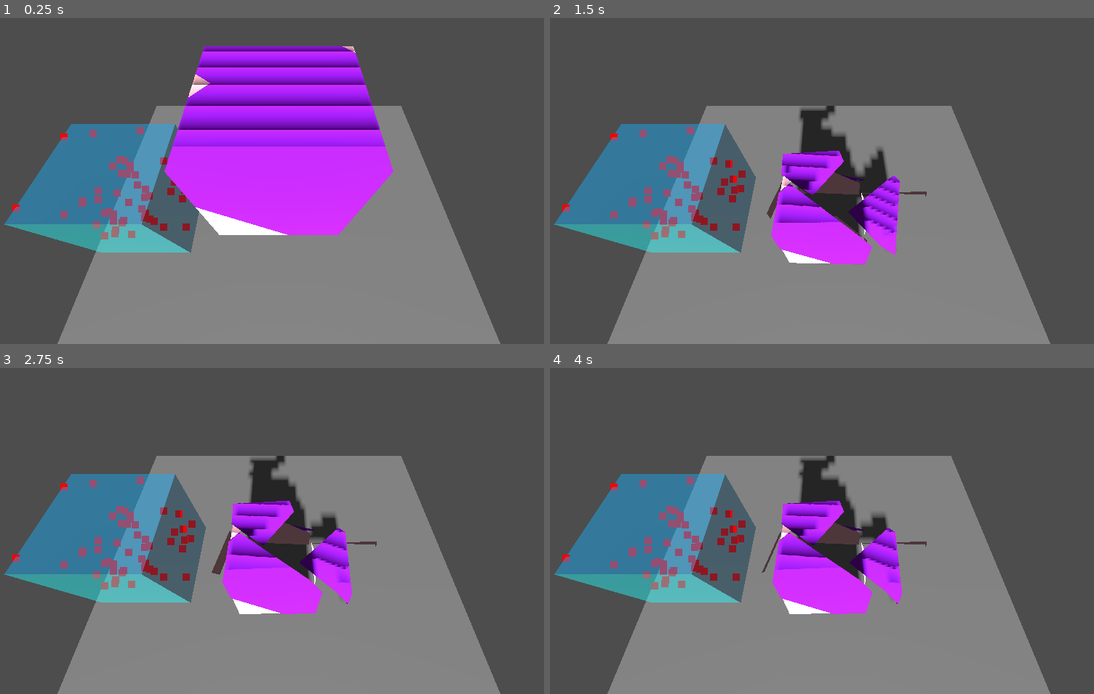
Above: before the commit, frames 1-4 (two rows, left to right).
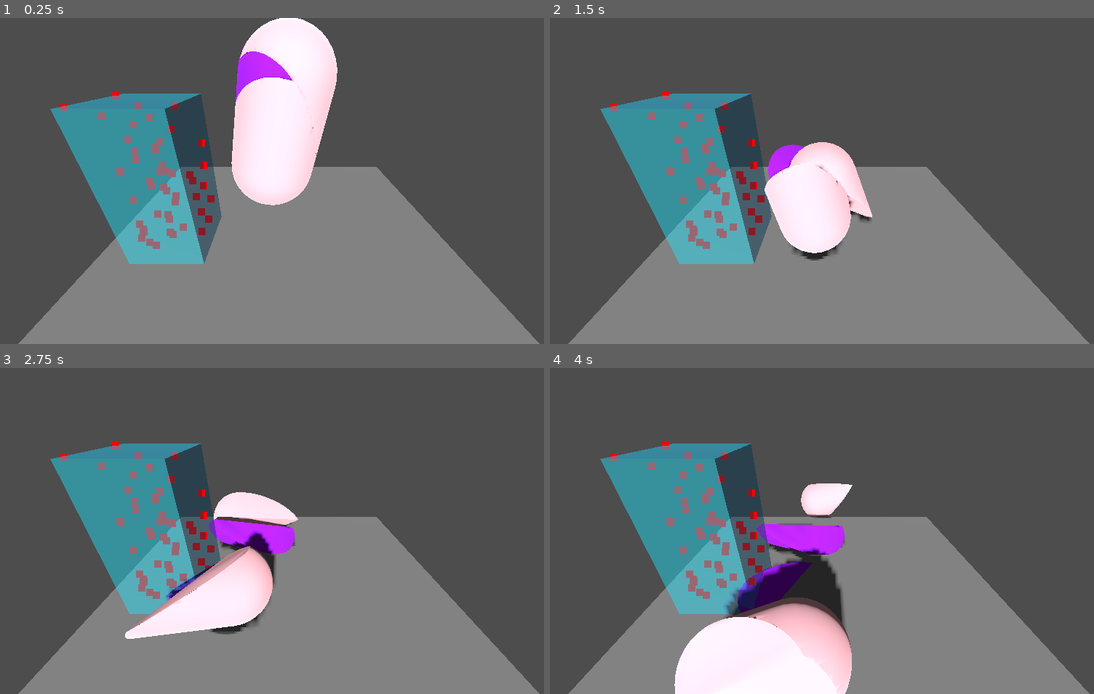
Above: after the commit, the same moments.

Repository: Rashnain/TER-2026
Game: Godot game, scene res://scenes/test.tscn
Same seed, same stepped clock (60 frames per second), same inputs: the game is played once before the commit and once after it.
Inputs:
- Up to frame 1 (0.25 s): no input
- Up to frame 2 (1.5 s): no input
- Up to frame 3 (2.75 s): no input
- Up to frame 4 (4 s): no input

The runs differ from the first frame. In frame 1, 35% of the frame differs, in the area x 0-100%, y 0-100%; in frame 2, 29%; in frame 3, 31%; in frame 4, 37%, in the area x 0-100%, y 22-100%.

Commit message:
Ear clipping qui a l'air bien fonctionnel (fan clipping en commentaire)

Diff:
--- a/projet/ter/scenes/test.tscn
+++ b/projet/ter/scenes/test.tscn
@@ -10,10 +10,9 @@
 [sub_resource type="PlaneMesh" id="PlaneMesh_errlg"]
 size = Vector2(5, 5)
 
-[sub_resource type="BoxShape3D" id="BoxShape3D_errlg"]
+[sub_resource type="CapsuleShape3D" id="CapsuleShape3D_errlg"]
 
-[sub_resource type="BoxMesh" id="BoxMesh_errlg"]
-lightmap_size_hint = Vector2i(14, 21)
+[sub_resource type="CapsuleMesh" id="CapsuleMesh_bl13t"]
 
 [sub_resource type="StandardMaterial3D" id="StandardMaterial3D_bl13t"]
 transparency = 1
@@ -50,18 +49,19 @@
 mesh = SubResource("PlaneMesh_errlg")
 
 [node name="Camera3D" type="Camera3D" parent="." unique_id=1427404350]
-transform = Transform3D(1, 0, 0, 0, 0.49999997, 0.8660254, 0, -0.8660254, 0.49999997, 0, 3, 1)
+transform = Transform3D(1, 0, 0, 0, 0.8706821, 0.4918462, 0, -0.4918462, 0.8706821, 0, 2.3660893, 2.4314792)
 
 [node name="Node3D" type="Node3D" parent="." unique_id=276558277]
 transform = Transform3D(1, 0, 0, 0, 1, 0, 0, 0, 1, 0, 2, 0)
 
 [node name="RigidBody3D" type="RigidBody3D" parent="Node3D" unique_id=417707697]
+transform = Transform3D(0.9861093, 0.16609757, 0, -0.16609757, 0.9861093, 0, 0, 0, 1, 0, 0, 0)
 
 [node name="CollisionShape3D" type="CollisionShape3D" parent="Node3D/RigidBody3D" unique_id=292209534]
-shape = SubResource("BoxShape3D_errlg")
+shape = SubResource("CapsuleShape3D_errlg")
 
 [node name="MeshInstance3D" type="MeshInstance3D" parent="Node3D/RigidBody3D" unique_id=578243330]
-mesh = SubResource("BoxMesh_errlg")
+mesh = SubResource("CapsuleMesh_bl13t")
 
 [node name="aabb" type="MeshInstance3D" parent="." unique_id=804332117]
 mesh = SubResource("BoxMesh_iyx0m")
--- a/projet/ter/scripts/slicer.gd
+++ b/projet/ter/scripts/slicer.gd
@@ -8,60 +8,127 @@
 @onready var mesh_to_cut: RigidBody3D = $Node3D/RigidBody3D
 
 func slice_object(mesh_instance: MeshInstance3D, points: PackedVector3Array, depth: int):
-	#await get_tree().create_timer(0.25).timeout
-	if depth == 0:
+	if depth <= 0 or mesh_instance == null:
 		return
+
 	var array_mesh: ArrayMesh
 	if mesh_instance.mesh is PrimitiveMesh:
-		var old_mesh: PrimitiveMesh = mesh_instance.mesh
 		array_mesh = ArrayMesh.new()
-		array_mesh.add_surface_from_arrays(Mesh.PRIMITIVE_TRIANGLES, old_mesh.get_mesh_arrays())
-	elif mesh_instance.mesh is ArrayMesh:
+		array_mesh.add_surface_from_arrays(Mesh.PRIMITIVE_TRIANGLES, mesh_instance.mesh.get_mesh_arrays())
+	else:
 		array_mesh = mesh_instance.mesh
 
 	var st_left = SurfaceTool.new()
 	var st_right = SurfaceTool.new()
-
 	st_left.begin(Mesh.PRIMITIVE_TRIANGLES)
 	st_right.begin(Mesh.PRIMITIVE_TRIANGLES)
 
 	var mdt = MeshDataTool.new()
 	mdt.create_from_surface(array_mesh, 0)
 
-	#var plane_normal = Vector3(1, 1, 1)
-	#var plane = Plane(plane_normal)
 	var plane = plane_from_points(points)
-	plane.normalized()
+	var intersection_points : PackedVector3Array = []
 
 	for i in range(mdt.get_face_count()):
 		var v1 := mdt.get_vertex(mdt.get_face_vertex(i, 0))
 		var v2 := mdt.get_vertex(mdt.get_face_vertex(i, 1))
 		var v3 := mdt.get_vertex(mdt.get_face_vertex(i, 2))
 		var triangle := PackedVector3Array([v1, v2, v3])
+
 		var poly_left := Geometry3D.clip_polygon(triangle, plane)
 		var poly_right := Geometry3D.clip_polygon(triangle, -plane)
 
 		if poly_left.size() >= 3:
 			add_poly_to_st(st_left, poly_left)
+			# On ne récupère les points d'intersection qu'ici pour limiter les doublons
+			for p in poly_left:
+				if abs(plane.distance_to(p)) < 0.0005:
+					intersection_points.append(p)
 		if poly_right.size() >= 3:
 			add_poly_to_st(st_right, poly_right)
 
+	if intersection_points.size() >= 3:
+		fill_cut_hole(st_left, intersection_points, plane)
+		fill_cut_hole(st_right, intersection_points, -plane)
+
+	st_left.generate_normals()
 	st_left.index()
+	st_right.generate_normals()
 	st_right.index()
-	var mesh_left := st_left.commit()
+
+	var mesh_left = st_left.commit()
 	var mesh_right = st_right.commit()
 
-	var offset := Vector3(0, 0, 0)
-	var mi3d_left := create_piece(mesh_left, mesh_instance.global_transform, mesh_instance.get_parent().linear_velocity, offset, true)
-	var mi3d_right := create_piece(mesh_right, mesh_instance.global_transform, mesh_instance.get_parent().linear_velocity, -offset, false)
-
-	var points_left := Geometry3D.clip_polygon(points, plane)
-	var points_right := Geometry3D.clip_polygon(points, -plane)
+	var velocity = mesh_instance.get_parent().linear_velocity if mesh_instance.get_parent() is RigidBody3D else Vector3.ZERO
+	var mi3d_left = create_piece(mesh_left, mesh_instance.global_transform, velocity, plane.normal * 0.001, true) #offset pour eviter souci de collision
+	var mi3d_right = create_piece(mesh_right, mesh_instance.global_transform, velocity, -plane.normal * 0.001, false)
 
 	mesh_instance.get_parent().queue_free()
 
-	slice_object(mi3d_left, points_left, depth - 1)
-	slice_object(mi3d_right, points_right, depth - 1)
+	if points.size() >= 2:
+		slice_object(mi3d_left, points, depth - 1)
+		slice_object(mi3d_right, points, depth - 1)
+
+# ça utilise le fan clipping (c'est pas fou ça fait des artefacts)
+#func fill_cut_hole(st: SurfaceTool, points: PackedVector3Array, plane: Plane):
+	#if points.size() < 3: return
+	#
+	## calcul centre
+	#var center = Vector3.ZERO
+	#for p in points: center += p
+	#center /= points.size()
+	#
+	#var v_up = plane.normal.cross(Vector3.RIGHT if abs(plane.normal.x) < 0.9 else Vector3.FORWARD).normalized()
+	#var v_right = plane.normal.cross(v_up).normalized()
+	#
+	#var sorted_points = Array(points)
+	#sorted_points.sort_custom(func(a, b):
+		#var da = a - center
+		#var db = b - center
+		#return atan2(da.dot(v_up), da.dot(v_right)) < atan2(db.dot(v_up), db.dot(v_right))
+	#)
+#
+	#for i in range(sorted_points.size()):
+		#var p1 = sorted_points[i]
+		#var p2 = sorted_points[(i + 1) % sorted_points.size()]
+		#if p1.distance_squared_to(p2) < 0.00001: continue
+		#st.add_vertex(center)
+		#st.add_vertex(p1)
+		#st.add_vertex(p2)
+
+#La c'est le ear clipping comme on avait dit en réu
+func fill_cut_hole(st: SurfaceTool, points: PackedVector3Array, plane: Plane):
+	if points.size() < 3: return
+	#calcul centre du trou
+	var center = Vector3.ZERO
+	for p in points: center += p
+	center /= points.size()
+	#creation du plan pour projeter les points
+	var v_up = plane.normal.cross(Vector3.RIGHT if abs(plane.normal.x) < 0.9 else Vector3.FORWARD).normalized()
+	var v_right = plane.normal.cross(v_up).normalized()
+	#on tri les points pour faire le contour correctement
+	var sorted_points = Array(points)
+	sorted_points.sort_custom(func(a, b):
+		var da = a - center
+		var db = b - center
+		return atan2(da.dot(v_up), da.dot(v_right)) < atan2(db.dot(v_up), db.dot(v_right))
+	)
+	#on passe les point3D en 2D pour faciliter
+	var points_2d = PackedVector2Array()
+	for p in sorted_points:
+		points_2d.append(Vector2(p.dot(v_right), p.dot(v_up)))
+	# ear clipping -> renvoie une liste d'indice par trois pour lestriangles
+	var indices = Geometry2D.triangulate_polygon(points_2d)
+	if indices.is_empty():
+		return
+	#on assemble
+	for i in range(0, indices.size(), 3):
+		var p1 = sorted_points[indices[i]]
+		var p2 = sorted_points[indices[i+1]]
+		var p3 = sorted_points[indices[i+2]]
+		st.add_vertex(p1)
+		st.add_vertex(p2)
+		st.add_vertex(p3)
 
 func add_poly_to_st(st: SurfaceTool, poly: PackedVector3Array):
 	# fan triangulation
@@ -70,36 +137,31 @@
 		st.add_vertex(poly[i])
 		st.add_vertex(poly[i+1])
 
+
 func create_piece(m: Mesh, t: Transform3D, velocity: Vector3, offset: Vector3, is_left: bool) -> MeshInstance3D:
-	if m.get_surface_count() == 0:
-		return
+	if m.get_surface_count() == 0 or m.get_aabb().size.length() < 0.01:
+		return null
 
 	var new_body = RigidBody3D.new()
 	var new_mesh_inst = MeshInstance3D.new()
 	var new_shape = CollisionShape3D.new()
 
 	new_mesh_inst.mesh = m
+	# Convex shape est plus stable pour les RigidBodies
 	new_shape.shape = m.create_convex_shape()
-	#var array_mesh := ArrayMesh.new()
-	#var arrays := []
-	#arrays.resize(ArrayMesh.ARRAY_MAX)
-	#arrays[ArrayMesh.ARRAY_VERTEX] = new_shape.shape.points
-	#array_mesh.add_surface_from_arrays(Mesh.PRIMITIVE_TRIANGLES, arrays)
-	#new_mesh_inst.mesh = m
+
 	var mat := StandardMaterial3D.new()
+	# Correction Aliasing : textures et ombres
+	mat.shading_mode = BaseMaterial3D.SHADING_MODE_PER_PIXEL
+	mat.albedo_color = Color.PURPLE if is_left else Color.PINK
+
 	new_mesh_inst.material_override = mat
-	mat.cull_mode = BaseMaterial3D.CULL_DISABLED
-	if (is_left):
-		new_mesh_inst.material_override.albedo_color = Color.PURPLE
-	else:
-		new_mesh_inst.material_override.albedo_color = Color.PINK
 	new_body.add_child(new_mesh_inst)
 	new_body.add_child(new_shape)
-	#new_body.gravity_scale = 0
 
 	node_3d.add_child(new_body)
 	new_body.global_transform = t
-	new_body.global_translate(offset)
+	new_body.global_translate(offset) # Écarte légèrement les morceaux
 	new_body.linear_velocity = velocity
 
 	return new_mesh_inst
@@ -139,4 +201,4 @@
 	sample_aabb(voronoi_points, 50)
 	show_points(voronoi_points)
 	aabb_node.position = Vector3(-1.5, 1, 0)
-	slice_object(mesh, voronoi_points, 4)
+	slice_object(mesh, voronoi_points, 2)
